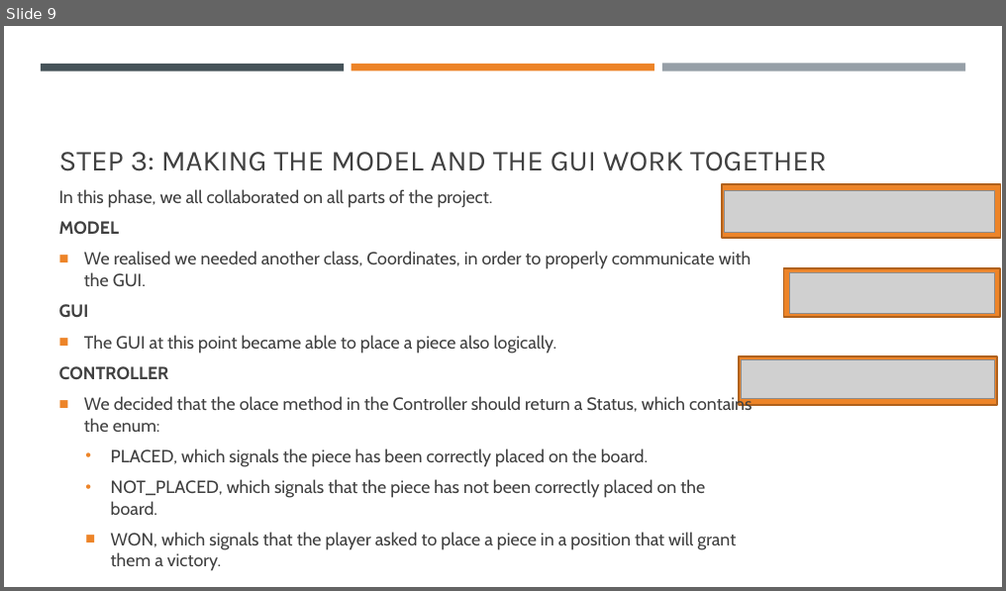
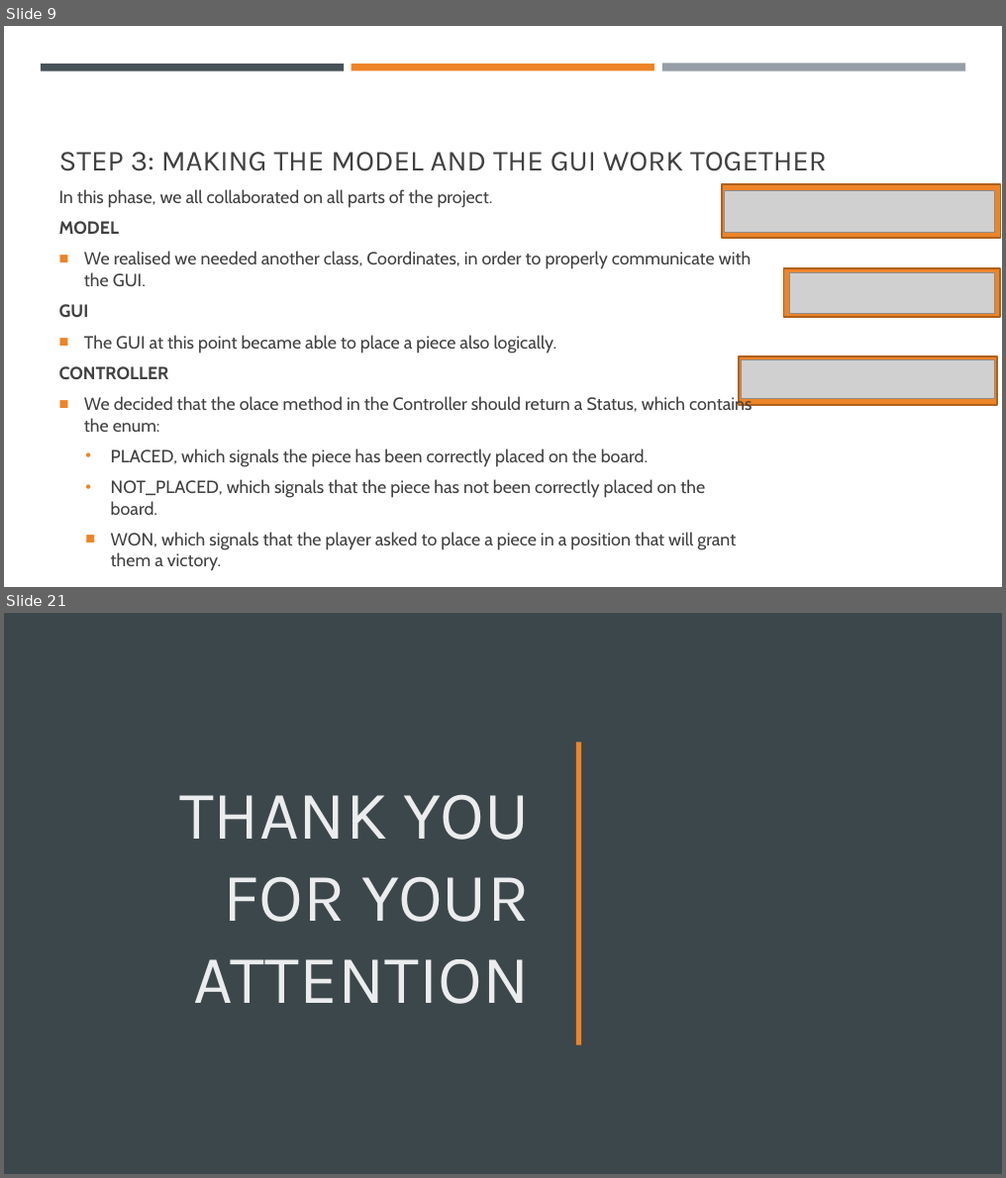
Before and after one commit to RodTol/Crossway, a slide deck: Crossway.pptx. Shown one above the other, each under a label of ours: slide 9 before the commit, slides 9 and 21 after it; the slides between them are not shown. The pictures are 1006x591 and 1006x1178 pixels, drawn with LibreOffice and Linux fonts; fonts in the diff are those of the drawing; grey boxes stand for pictures. Boxes give left, top, right and bottom in pixels: in the first picture for what was removed or moved away, otherwise in the second. Text is boxed around its words. In the diff, an @@ line names an element or a change of style, - is before the commit and + after.

```diff
--- a/Crossway.pptx
+++ b/Crossway.pptx
@@ slide 21 added at [4,613,1002,1174], background #3D3D3D @@
@@ rectangle added at [4,613,1002,1174], fill #3C474C @@
@@ rectangle added at [576,742,582,1045], fill #ED8428 @@
@@ title added at [179,794,530,1004], 66 pt, text #FFFFFF at 90% opacity @@
+THANK YOU FOR YOUR ATTENTION
```
Also in this commit, not shown: 1 slide changed, 10 other slides added.
